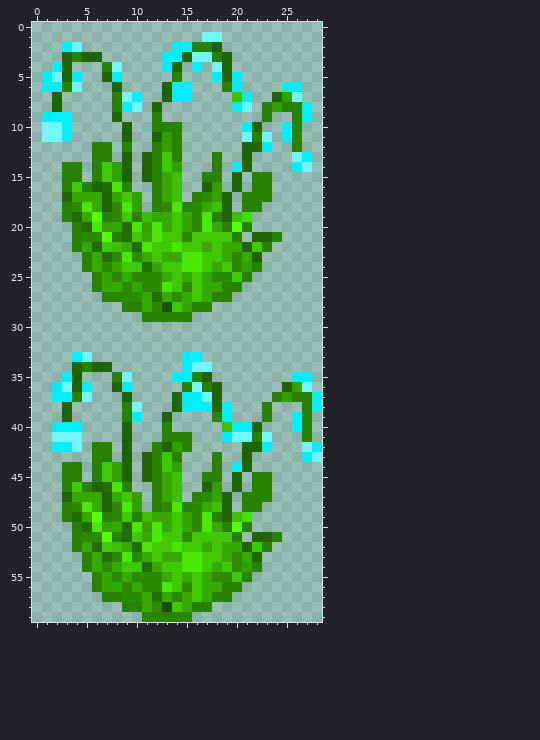
Two versions of one pixel-art sprite, Content/Projectiles/Friendly/Summon/Sentries/Waterfaller.png. That is the earlier state.
The file is 58x120 pixels, drawn in blocks of 2x2; one block is one cell here. Colours within 5 levels of each other are drawn and written as one.
After the commit:
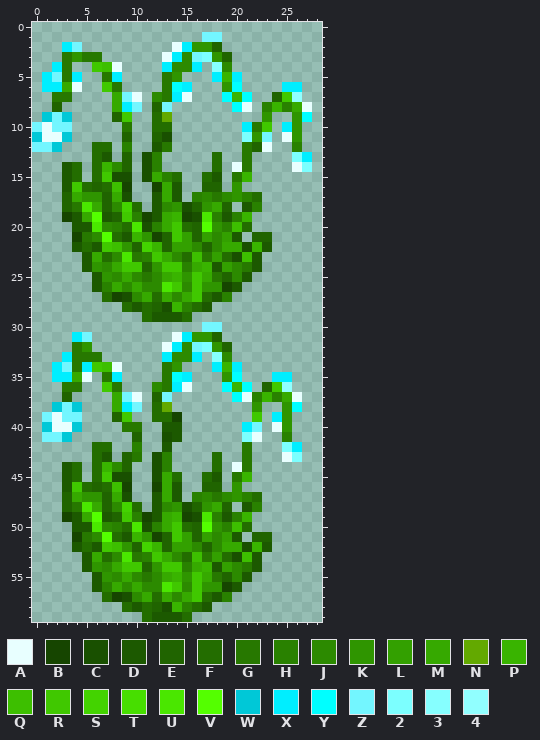
Palette (. is transparent): A #e8ffff  B #164500  C #195000  D #1c5900  E #206400  F #236d00  G #277800  H #298100  J #2c8a00  K #2f9500  L #33a000  M #36a900  N #63a900  P #39b400  Q #3dbf00  R #40c800  S #43d300  T #47de00  U #4ae700  V #54ff00  W #00c8d7  X #00eeff  Y #00ffff  Z #73f6ff  2 #7cffff  3 #86ffff  4 #91ffff
The edit:
Changed rows in their new state; - is an unchanged pixel.
first column x 0:
 2 --------------A-KK-----------
 3 ---GKGG------A-J-2K----------
 4 ---G--RQA-----JJ--3J---------
 5 ---G---G-----GK----P---------
 6 ---MA--RG----GY----KY--------
 7 --GG----M-A-JG-A---YPY---R4--
 8 --------M----Z------YA--P-MA-
 9 -WZW-----R--FN---------K--KY-
10 ZA-Z-----G--FF.-------GR--K--
11 WAAW---------C.------2K--AK--
12 ZZW---FF----DG.------G-A-----
13 ------FD---C-..---F--G----2--
14 ---DF-FPJ--C-..---F-AG----A2-
15 ---DF-F-CC-CMHF--FD-GP..-----
16 ---D-F--QB--B-D---E-K-..-----
17 -----KK--C.-D-D---GJK-F.-----
18 ---EG----SF-D-KCEKM--D-------
19 ---BD--DE--BD-PBC--DHP-------
20 ----DD-JH--CH--FEVK-QF-------
21 ----BG--FDPKBE-LELJLD---.----
22 ----DFD--KESPELLJEJ--CPD-----
23 -----D----GH--JFQGLFCQD------
24 -----DK----EK--HMPDL-GD------
25 ------DK---G--PK--GEJD-------
26 ------DH---------KKBD--------
27 -------FBC-------FD----------
28 ---------FDFE-PHFD-----------
29 -----------FDDDF-------------
30 -----------------ZZ----------
31 ----XZ--------AXKKE----------
32 ----GK-------AXJZ2KE---------
33 ---XGGG------XJJ--3J---------
34 --XZGXRQA----GK...XPX--------
35 --X-MA-GX.---GY-..-KY---XX..-
36 --.GG.-RG.--JGXA...YPY-ER4..-
37 --.E..--MZA-EZ.....-YAHP-MA..
38 --WZW---MX--FN......--K.-KY..
39 -ZAZZ---ER.-FFB---..--R.XK..-
40 -WAAW----GG--DD----..-Z-AK..-
41 -Z-W.----.E--CD.---..2A.-H-.-
42 --...-FF-.H-.D..-----G..-2X..
43 ------FD--G.CH.---F--G---A2..
44 ---DF-FPJ--.CH.---F-AG-------
45 ---DF-F-CC-.C-F--FD-GP..-----
46 ---D-F--QB--B-D---E-K-..-----
47 -----KK--C.-D-D---GJK-F.-----
48 ---EG----SF-D-KCEKM--D-------
49 ---BD--DE--BD-PBC--DHP-------
50 ----DD-JH--CH--FEVK-QF-------
51 ----BG--FDPKBE-LELJLD---.----
52 ----DFD--KESPELLJEJ--CPD-----
53 -----D----GH--JFQGLFCQD------
54 -----DK----EK--HMPDL-GD------
55 ------DK---G--PK--GEJD-------
56 ------DH---------KKBD--------
57 -------FBC-------FD----------
58 ---------FDFE-PHFD-----------
59 -----------FDDDF-------------
